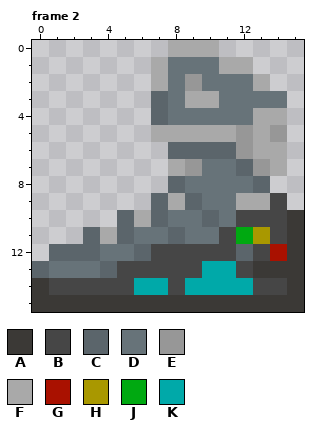
Pixel-art file, stored at assets/items/shoes.ase. That is the earlier state.
16x16 pixels, 2 frames. Colours within 5 levels of each other are drawn and written as one. Shown: frame 2. The commit also changed other frames, which this record leaves out.
Palette (. is transparent): A #3b3936  B #464646  C #5b656b  D #677379  E #979797  F #a9a9a9  G #a91100  H #a99800  J #00a911  K #00a9a9
Once edited:
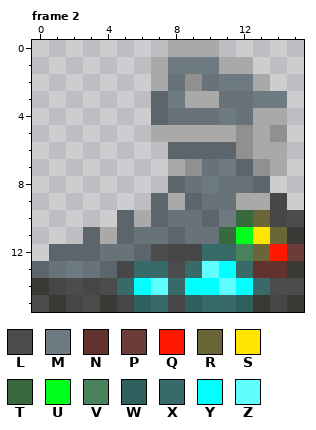
Colours new in this view: L #4c4c4c  M #6d7a81  N #61332c  P #6a3d38  Q #ff1900  R #6a6638  S #ffe600  T #386a3e  U #00ff1a  V #49835b  W #2f605e  X #386a6a  Y #00ffff  Z #60ffff
Difference:
layer "Layer 4" added
layer "Layer 3" opacity 20% added
colour E: #979797 -> #909090
Frame 2, layers "Layer 3", "Layer 4", "Layer 1":
y 1: x 8..10 DDD -> MMM
y 2: x 11..12 DD -> MM
y 3: x 8 D -> M; x 13..14 DD -> MM
y 4: x 11 D -> M
y 7: x 11 D -> M
y 8: x 10 D -> M
y 10: x 11..13 DBB -> MTR; x 15 A -> L
y 11: x 11..14 BJHB -> TUSR
y 12: x 7 B -> L; x 10..15 BBCBGA -> XXVRQP
y 13: x 2 D -> M; x 6..14 BBBBKKBAA -> XXLXZYXNN
y 14: x 2 B -> L; x 4..15 BBKKBKKKKBBA -> LXYZXYYZYXLL
y 15: x 0 A -> L; x 2..3 AA -> BL; x 5..12 AAAAAAAA -> BWXBWXXW; x 14 A -> B
Changed places in both pictures, as pixel boxes (x1, y1, x2, y2):
changed: (32, 57, 304, 312)
